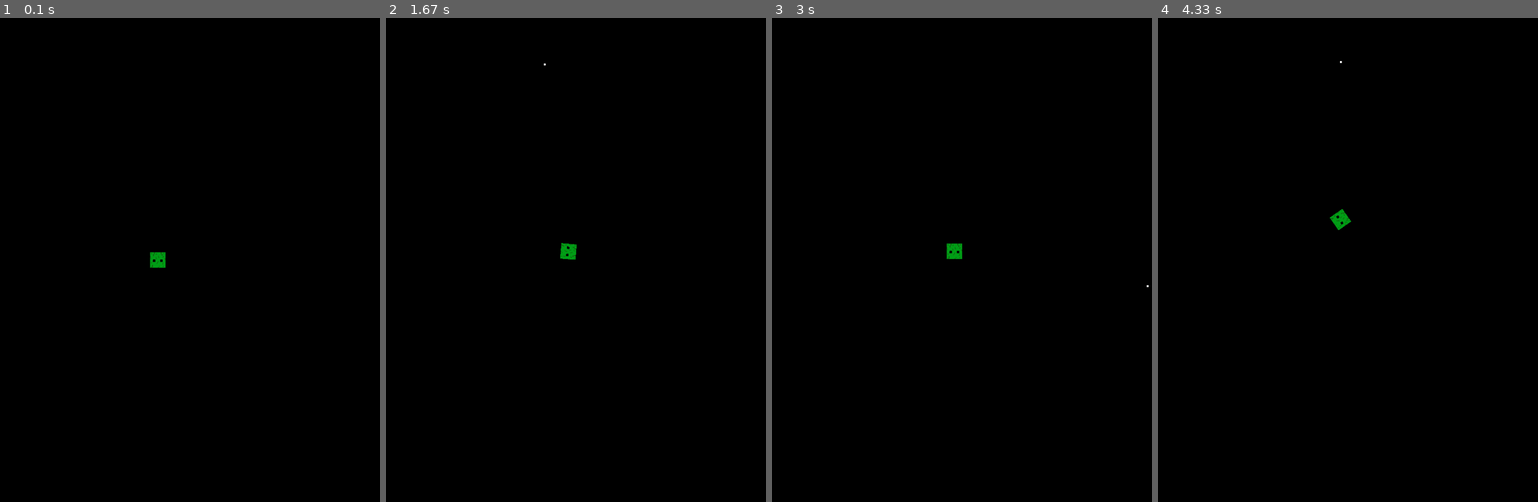
Above: before the commit, frames 1-4 (left to right).
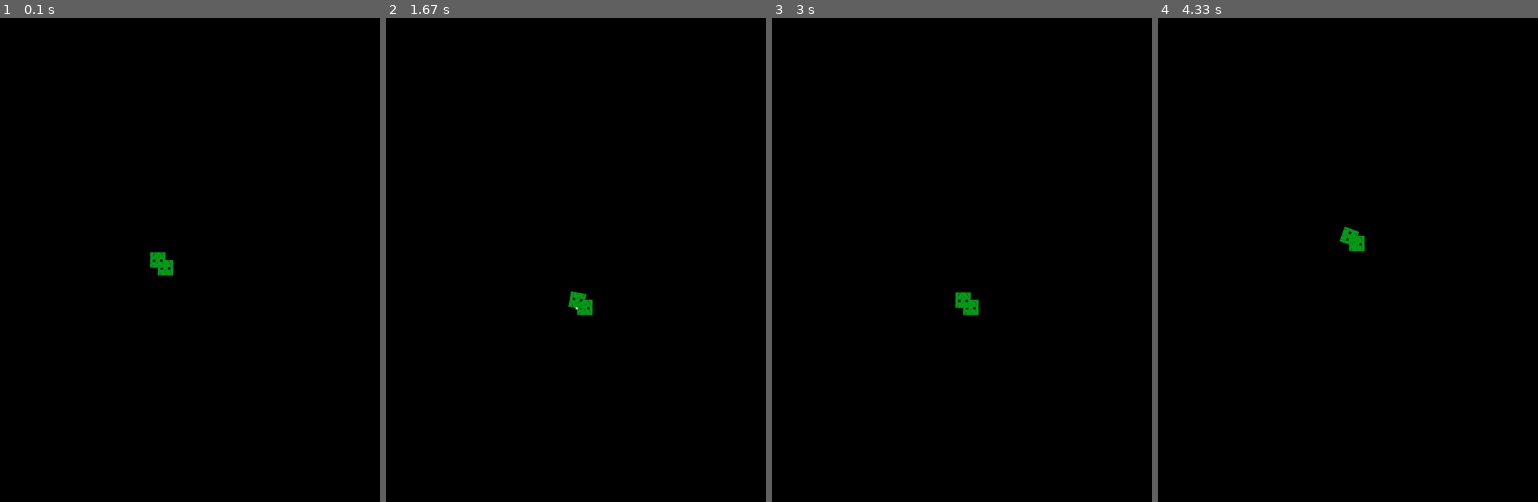
Above: after the commit, the same moments.

Repository: LUDUSLab/stem-games
Game: pygame game, started from AsteroidsEquipe1/config.py
Same seed, same stepped clock (60 frames per second), same inputs: the game is played once before the commit and once after it.
Inputs:
- Up to frame 1 (0.1 s): no input
- Up to frame 2 (1.67 s): tap E at 0.33, 1.65 s; hold D 0.67-1.13 s; hold W 1.17-1.47 s; hold D from 1.5 s (still down)
- Up to frame 3 (3 s): release D at 1.97 s; hold A 2-2.53 s; hold A 2.57-2.97 s
- Up to frame 4 (4.33 s): hold W 3-3.37 s; tap E at 3.15 s; hold D 3.4-4.03 s; hold A from 4.07 s (still down)

The runs differ from the first frame. In frame 1, 0.1% of the frame differs, in the area x 41-46%, y 50-54%; in frame 2, 0.4%, in the area x 41-55%, y 9-62%; in frame 3, 0.4%; in frame 4, 0.4%.

Commit message:
trying to use the pytest but no successful until now/ missile is now an particle.

Diff:
--- /dev/null
+++ b/AsteroidsEquipe1/particles.py
@@ -0,0 +1,20 @@
+import player
+
+
+class Missile(object):
+    def __init__(self):
+        self.point = playership.head
+        self.x, self.y = self.point
+        self.w, self.h = 4, 4
+        self.c, self.s = playership.player_cos, playership.player_sin
+        self.xv, self.yv = self.c * 10, self.s * 10
+
+    def missile_move(self):
+        self.x += self.xv
+        self.y -= self.yv
+
+    def draw_missile(self, screen):
+        pygame.draw.rect(screen, color_white, [self.x, self.y, self.w, self.h])
+
+
+missile = Missile()
--- a/AsteroidsEquipe1/player.py
+++ b/AsteroidsEquipe1/player.py
@@ -54,8 +54,12 @@
         self.head = (self.x + self.player_cos * self.w // 2, self.y - self.player_sin * self.h // 2)
 
     def draw_playership(self, screen):
-        # screen.blit(self.img, [self.x, self.y, self.w, self.h])
+        screen.blit(self.img, [self.x, self.y, self.w, self.h])
         screen.blit(self.rotate, self.rotateRect)
+
+
+playership = PlayerShip()
+player_missile = []
 
 
 class Missile(object):
@@ -74,14 +78,11 @@
         pygame.draw.rect(screen, color_white, [self.x, self.y, self.w, self.h])
 
 
-playership = PlayerShip()
-player_missile = []
-
 game_on = True
 game_over = False
 game_clock = pygame.time.Clock()
 while game_on:
-    game_clock.tick(30)
+    game_clock.tick(60)
     for i in player_missile:
         i.missile_move()
     if not game_over:
--- /dev/null
+++ b/AsteroidsEquipe1/player_tests.py
@@ -0,0 +1,8 @@
+import pytest
+from player import PlayerShip
+
+
+def test_player_turn_left():
+    player = PlayerShip()
+    player.player_left()
+    assert player.head != 4
Empty file removed: AsteroidsEquipe1/tests/player_tests.py
